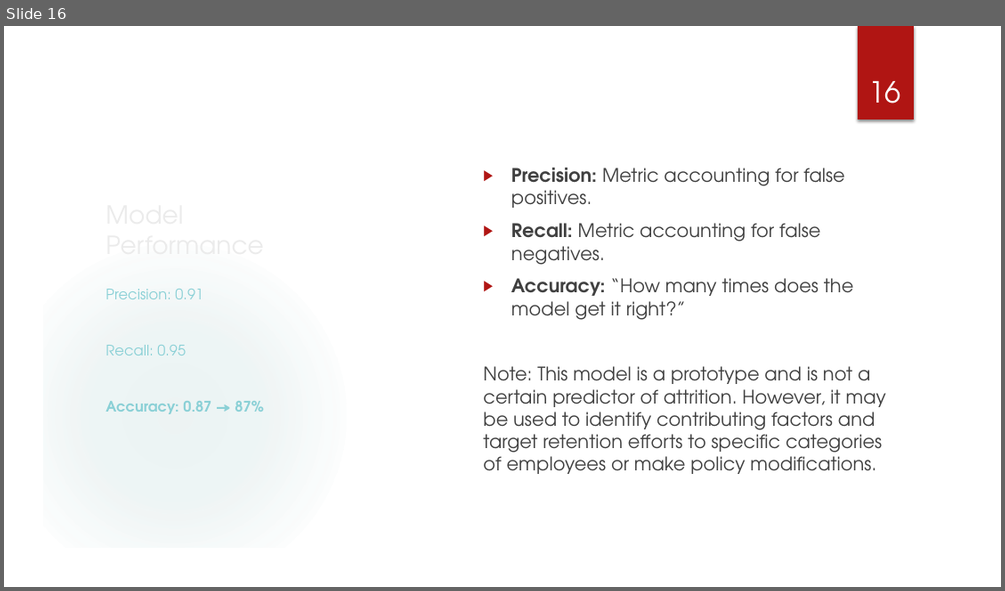
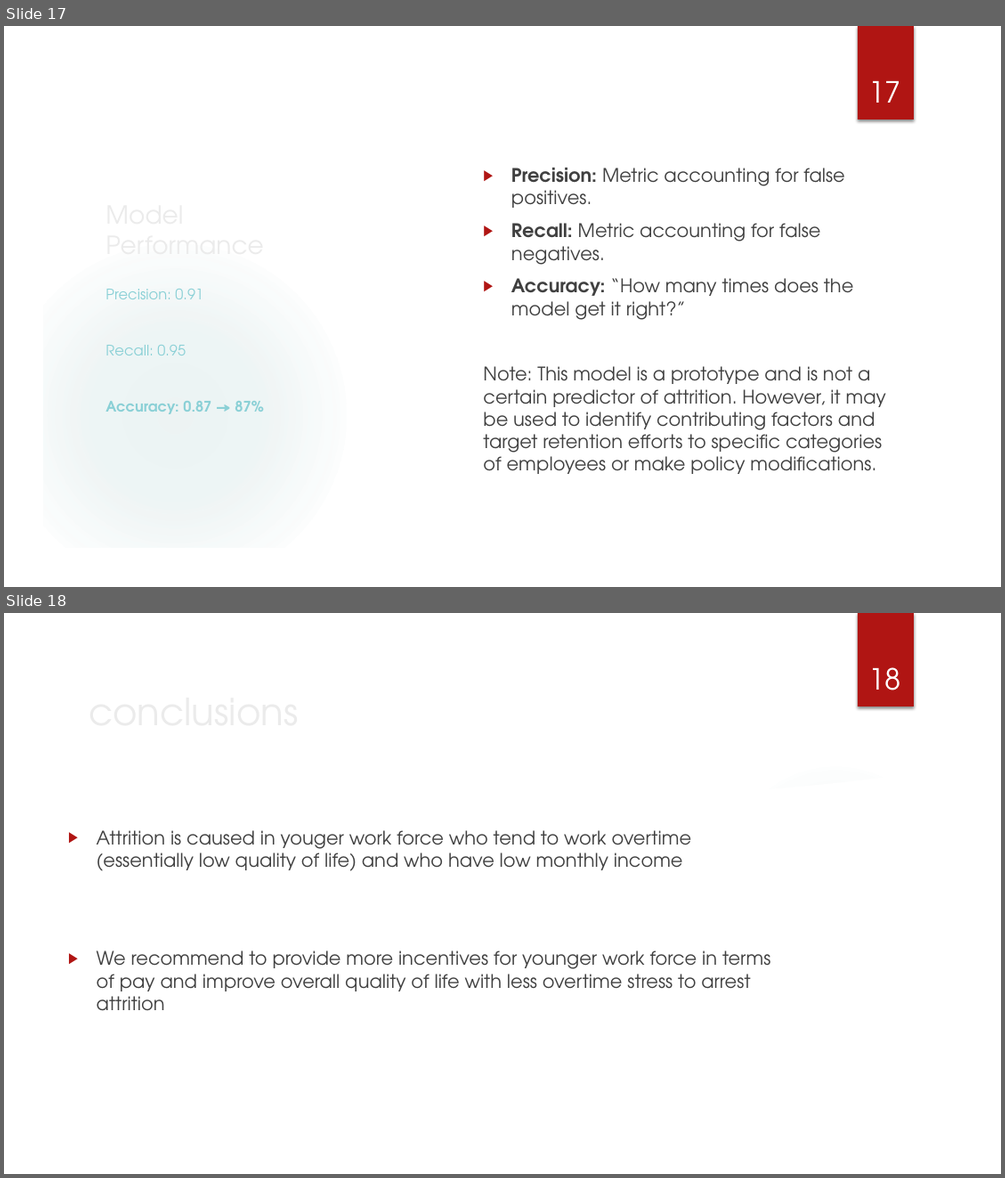
Before and after one commit to Ujustwaite/DDS_Case_Study_2, a slide deck: DraftPresentation.pptx. Shown one above the other, each under a label of ours: slide 16 before the commit, slides 17 and 18 after it. The pictures are 1005x591 and 1005x1178 pixels, drawn with LibreOffice and Linux fonts; fonts in the diff are those of the drawing; background and template pictures are left out. Boxes give left, top, right and bottom in pixels: in the first picture for what was removed or moved away, otherwise in the second. Text is boxed around its words. In the diff, an @@ line names an element or a change of style, - is before the commit and + after.

```diff
--- a/DraftPresentation.pptx
+++ b/DraftPresentation.pptx
@@ slide 18 added at box(4, 613, 1001, 1174), background picture (left out); not listed: 4 template elements that a slide beside it also shows @@
@@ title added at box(81, 682, 802, 739), 36 pt, text #EBEBEB @@
+conclusions
@@ page number added at box(868, 667, 900, 690), 28 pt, text #FFFFFF @@
+18
@@ freeform shape added at box(697, 738, 970, 819), fill #FFFFFF at 20% opacity @@
@@ freeform shape added at box(41, 765, 963, 1136), fill #FFFFFF @@
@@ ellipse added at box(720, 763, 951, 993), fill gradient #5F9C9D @@
@@ text added at box(97, 830, 770, 1011), 18 pt, text #404040 @@
+▶ Attrition is caused in youger work force who tend to work overtime (essentially low quality of life) and who have low monthly income
+▶ We recommend to provide more incentives for younger work force in terms of pay and improve overall quality of life with less overtime stress to arrest attrition
@@ what was slide 16 is now slide 17 @@
@@ page number at box(868, 81, 900, 103): text changed @@
-16
+17
```
Also in this commit, not shown: 1 slide changed, 2 other slides added, 2 slides removed, 2 other files.
